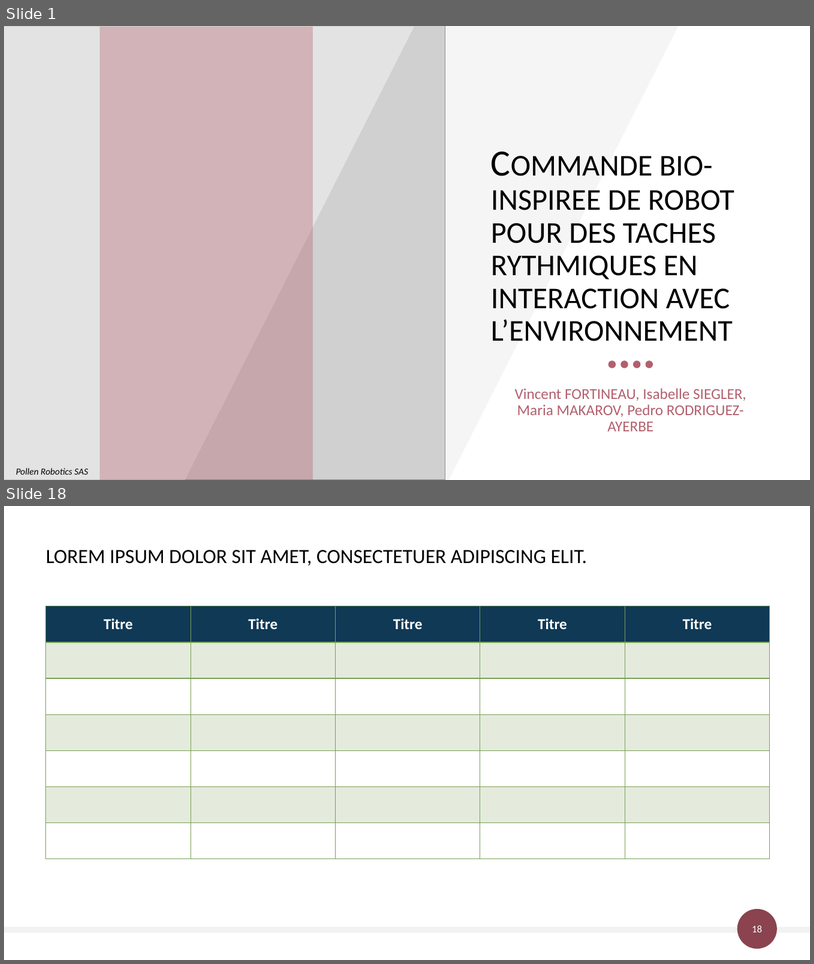
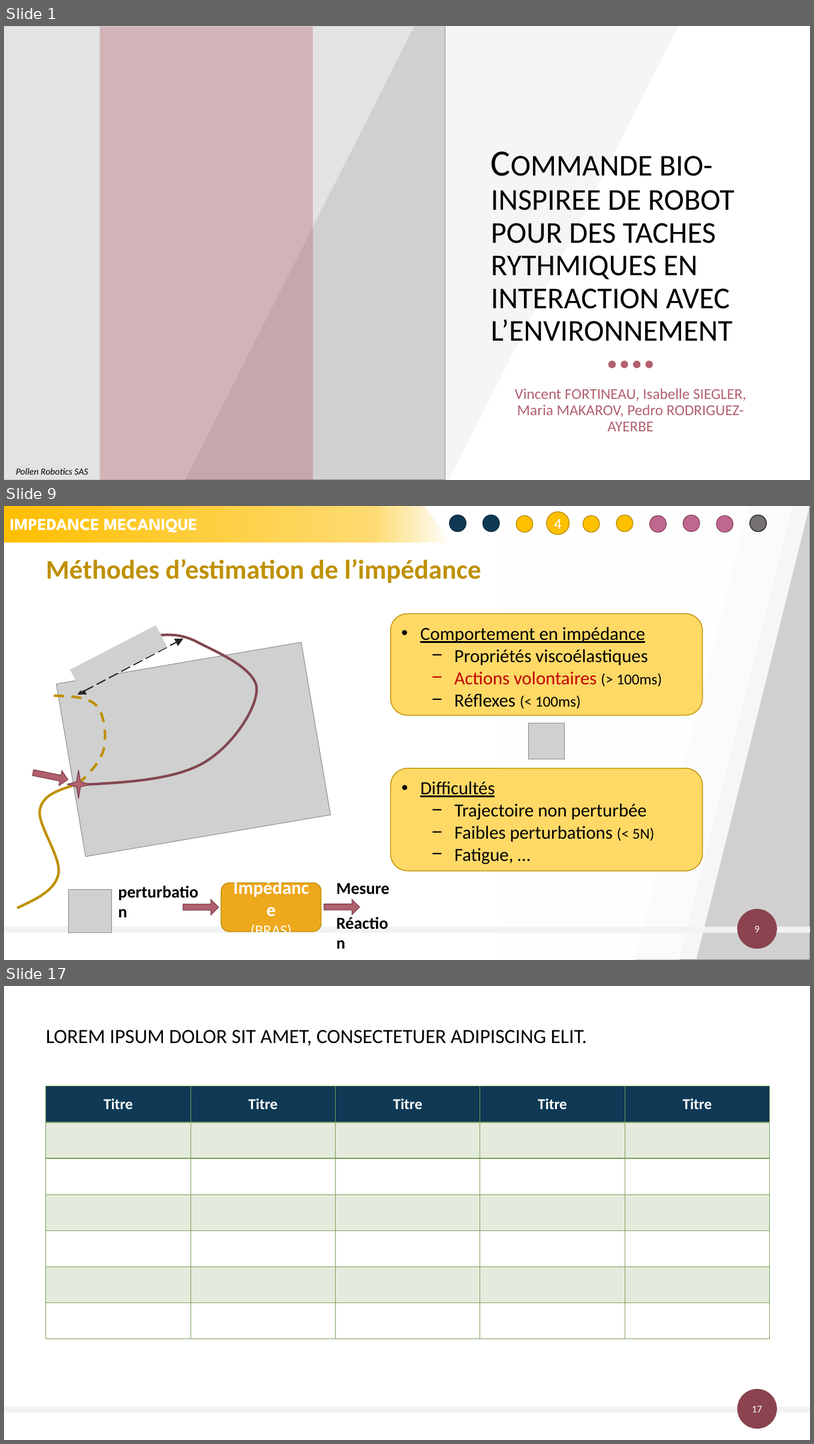
Before and after one commit to FortinoDiVinci/Thesis_report, a slide deck: Communication/FeDeV 2019/fedev_2019.pptx. Shown one above the other, each under a label of ours: slides 1 and 18 before the commit, slides 1, 9 and 17 after it; the slides between them are not shown. The pictures are 814x964 and 814x1444 pixels, drawn with LibreOffice and Linux fonts; fonts in the diff are those of the drawing; grey boxes stand for pictures. Boxes give left, top, right and bottom in pixels: in the first picture for what was removed or moved away, otherwise in the second. Text is boxed around its words. In the diff, an @@ line names an element or a change of style, - is before the commit and + after.

```diff
--- a/Communication/FeDeV 2019/fedev_2019.pptx
+++ b/Communication/FeDeV 2019/fedev_2019.pptx
@@ slide 9 added at <box>4,506,810,960</box>, background #FFFFFF @@
@@ freeform shape added at <box>4,506,450,541</box>, fill gradient #FFC000, 20 pt, text #FFFFFF, bold @@
+IMPEDANCE MECANIQUE
@@ parallelogram added at <box>182,506,749,960</box>, fill #FFFFFF at 84% opacity @@
@@ parallelogram added at <box>227,506,794,960</box>, fill #FFFFFF at 61% opacity @@
@@ parallelogram added at <box>243,506,810,958</box>, fill #FFFFFF at 82% opacity @@
@@ picture added at <box>502,506,810,960</box> @@
@@ group added at <box>450,512,767,535</box>: 11 ellipses @@
+4
@@ title added at <box>46,559,482,583</box>, 32 pt, text #BF9000, bold @@
+Méthodes d’estimation de l’impédance
@@ rounded rectangle added at <box>390,613,703,715</box>, fill #FFD966, outline #BF9000 1 pt, 22 pt, text #000000 @@
+• Comportement en impédance
+  − Propriétés viscoélastiques
+  − Actions volontaires (> 100ms)
+  − Réflexes (< 100ms)
@@ picture added at <box>71,625,167,691</box> @@
@@ double arrow added from (78, 695) to (183, 639), #262626 1.5 pt dashed @@
@@ picture added at <box>528,723,565,759</box> @@
@@ group added at <box>8,635,331,917</box>: 3 freeform shapes, 1 picture, 1 right arrow, 1 star @@
@@ rounded rectangle added at <box>390,768,703,871</box>, fill #FFD966, outline #BF9000 1 pt, 22 pt, text #000000 @@
+• Difficultés
+  − Trajectoire non perturbée
+  − Faibles perturbations (< 5N)
+  − Fatigue, …
@@ group added at <box>112,877,390,932</box>: 2 right arrows, 2 texts, 1 rounded rectangle @@
+Impédance
+(BRAS)
+perturbation
+Mesure
+Réaction
@@ picture added at <box>69,889,111,933</box> @@
@@ ellipse added at <box>738,909,778,949</box>, fill #8A434F @@
@@ rectangle added at <box>4,927,810,933</box>, fill #F2F2F2 @@
@@ page number added at <box>755,925,759,932</box>, 12 pt, text #FFFFFF @@
+9
@@ what was slide 18 is now slide 17 @@
@@ page number at <box>752,1405,762,1412</box>: text changed @@
-18
+17
```
Also in this commit, not shown: 7 slides changed, 8 other slides added, 10 slides removed, 1 other file.
